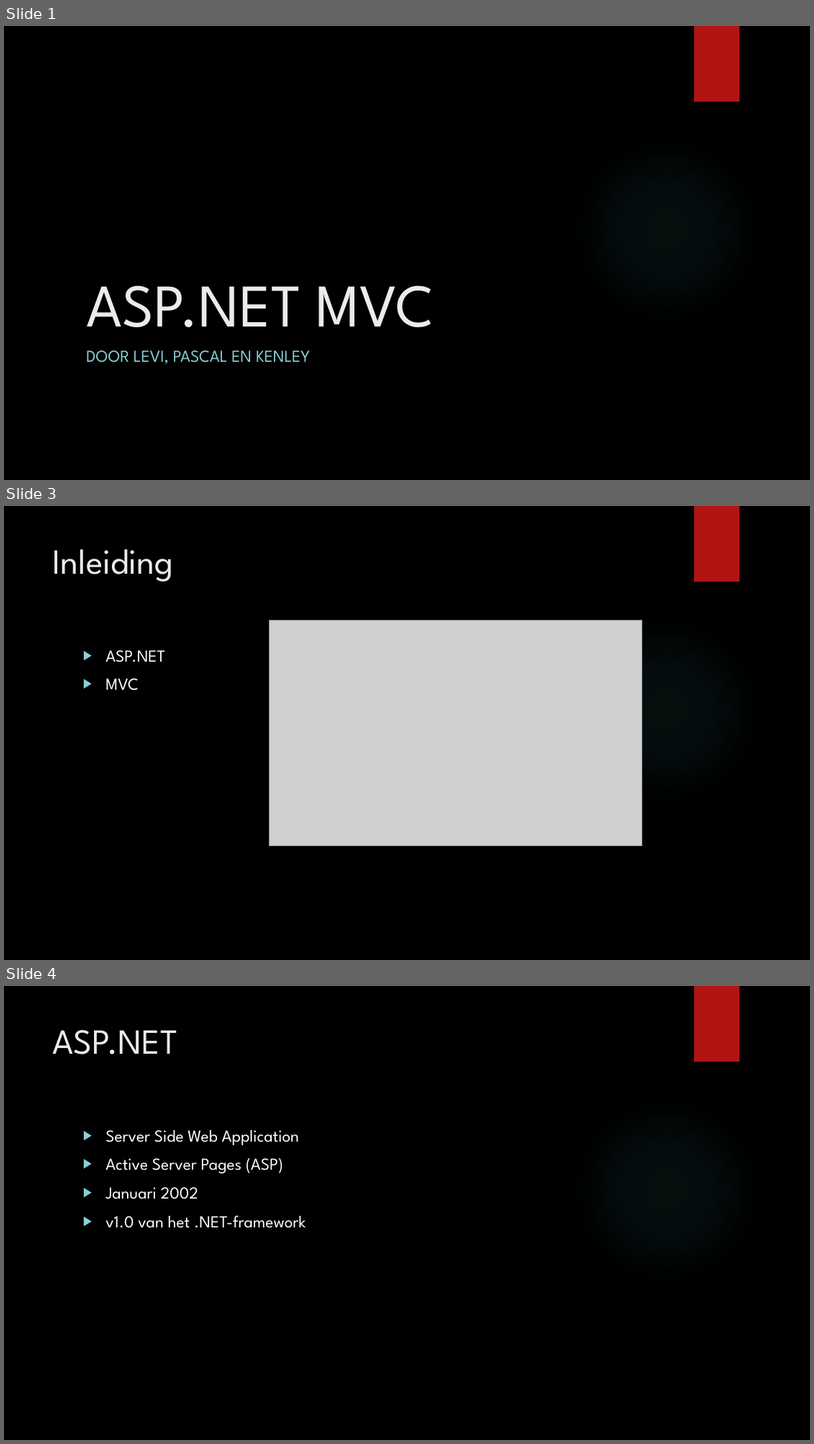
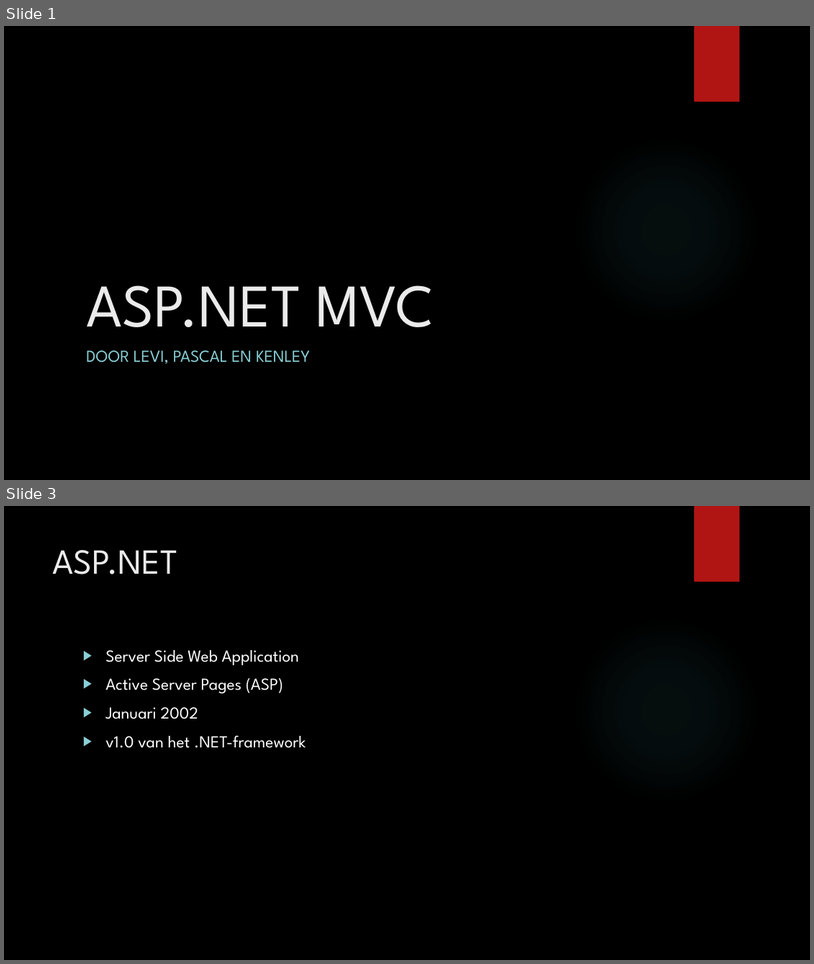
Before and after one commit to Object-Pascal/ASP-Les, a slide deck: Wel_Les_ASP.NET_MVC_Presentatie.pptx. Shown one above the other, each under a label of ours: slides 1, 3 and 4 before the commit, slides 1 and 3 after it; the slides between them are not shown. The pictures are 814x1444 and 814x964 pixels, drawn with LibreOffice and Linux fonts; fonts in the diff are those of the drawing; grey boxes stand for pictures; background and template pictures are left out. Boxes give left, top, right and bottom in pixels: in the first picture for what was removed or moved away, otherwise in the second. Text is boxed around its words. In the diff, an @@ line names an element or a change of style, - is before the commit and + after.

```diff
--- a/Wel_Les_ASP.NET_MVC_Presentatie.pptx
+++ b/Wel_Les_ASP.NET_MVC_Presentatie.pptx
@@ slide 3 removed at (4,506,810,960), background picture (left out); not listed: 2 template elements that a slide beside it also shows @@
@@ title removed at (53,549,174,582) @@
-Inleiding
@@ picture removed at (270,620,643,845) @@
@@ text removed at (106,650,165,690) @@
-▶ ASP.NET
-▶ MVC
@@ what was slide 4 is now slide 3 @@
```
Also in this commit, not shown: 1 slide changed.
